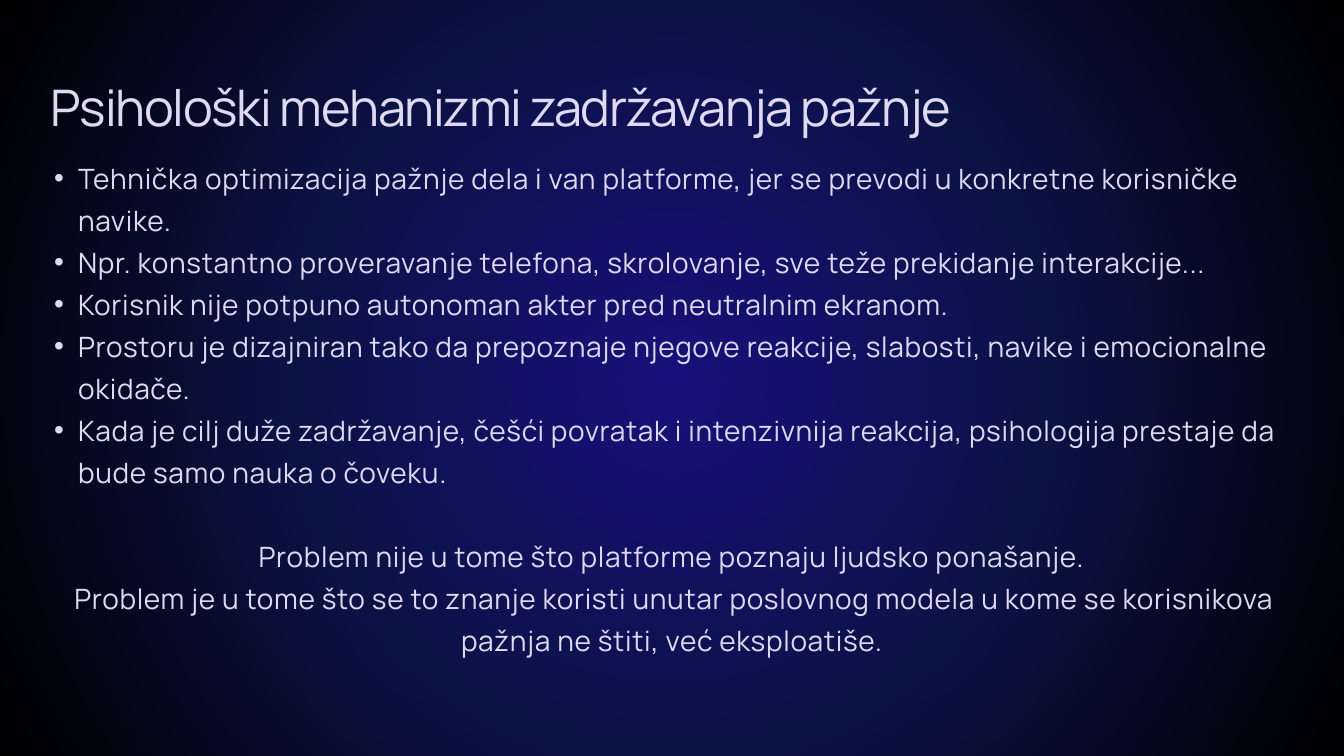
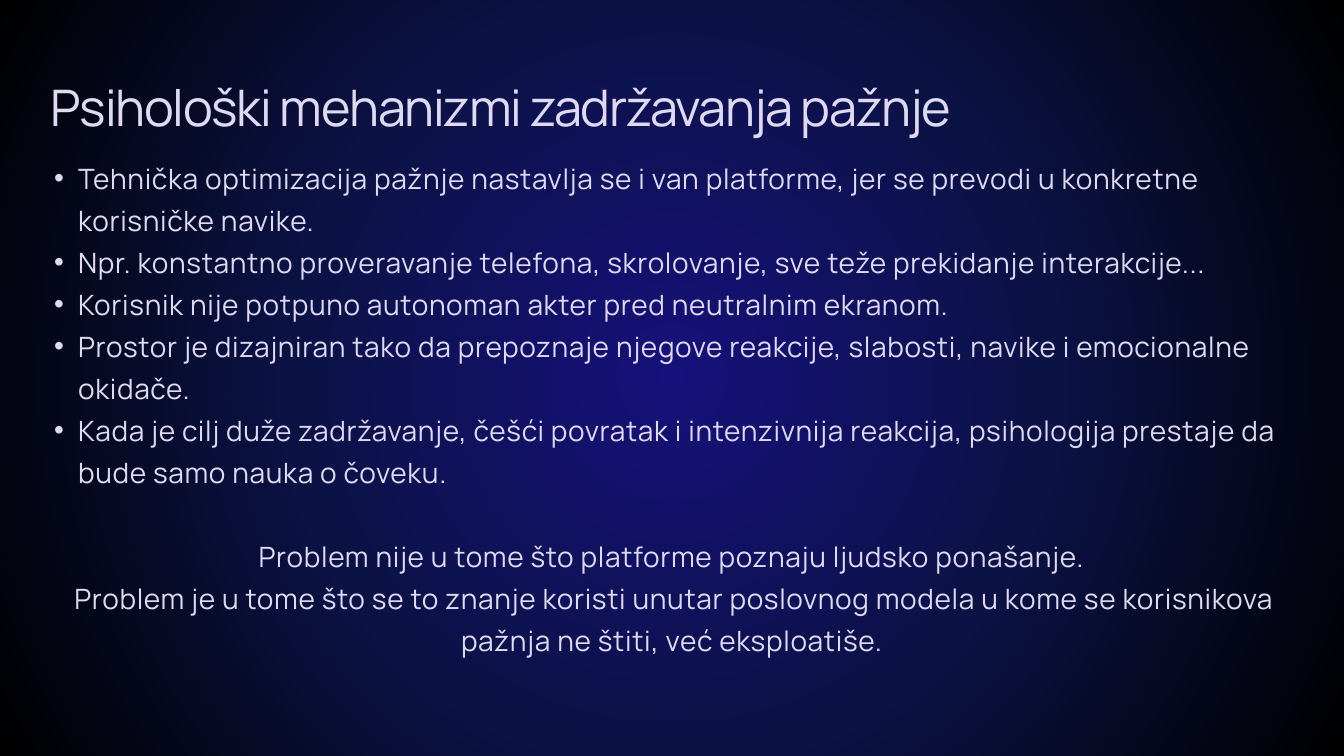
Before and after one commit to sanastojanovic/RID, a slide deck: slide 19 of rid_2026_seminarski/mi22035_Sofija_Janevska/prezentacija/Algoritamska manipulacija pažnjom.pptx (slide 18 before the commit). Drawn at 1344x756 pixels with LibreOffice and Linux fonts; fonts in the diff are those of the drawing. Boxes give left, top, right and bottom in pixels: in the first picture for what was removed or moved away, otherwise in the second. Text is boxed around its words. In the diff, an @@ line names an element or a change of style, - is before the commit and + after.

```diff
--- a/rid_2026_seminarski/mi22035_Sofija_Janevska/prezentacija/Algoritamska manipulacija pažnjom.pptx
+++ b/rid_2026_seminarski/mi22035_Sofija_Janevska/prezentacija/Algoritamska manipulacija pažnjom.pptx
@@ text at box(78, 167, 1198, 232): text changed @@
-  • Tehnička optimizacija pažnje dela i van platforme, jer se prevodi u konkretne korisničke navike.
+  • Tehnička optimizacija pažnje nastavlja se i van platforme, jer se prevodi u konkretne korisničke navike.
@@ text at box(78, 336, 1248, 400): text changed @@
-  • Prostoru je dizajniran tako da prepoznaje njegove reakcije, slabosti, navike i emocionalne okidače.
+  • Prostor je dizajniran tako da prepoznaje njegove reakcije, slabosti, navike i emocionalne okidače.
```
Also in this commit, not shown: 4 other slides changed, 1 slide added, 1 other file.
